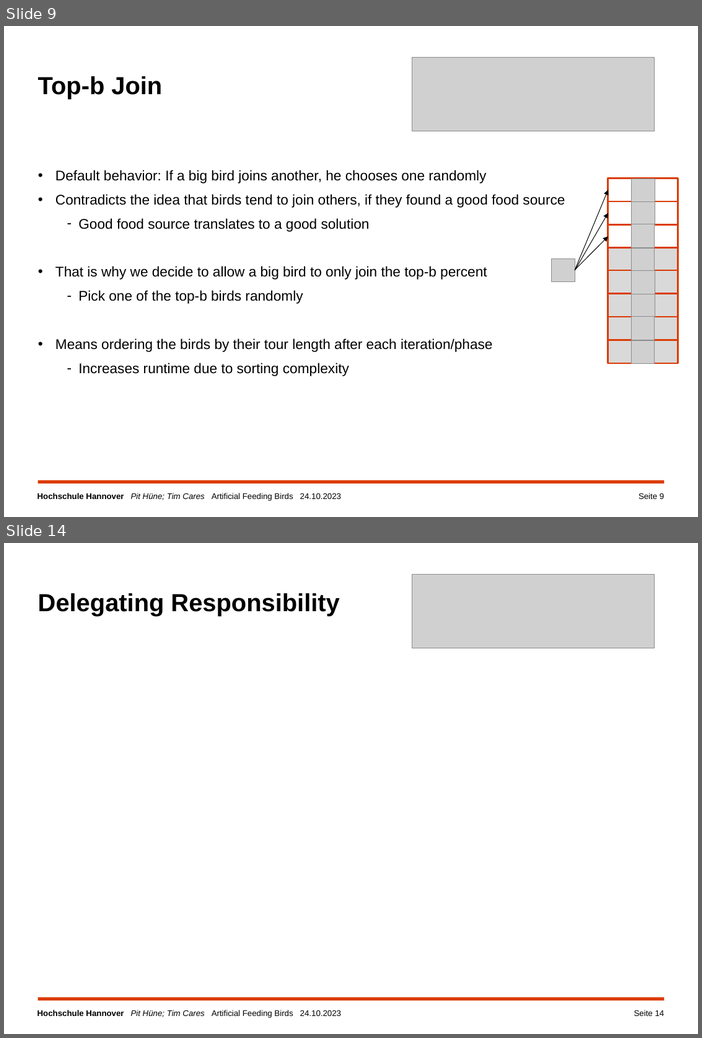
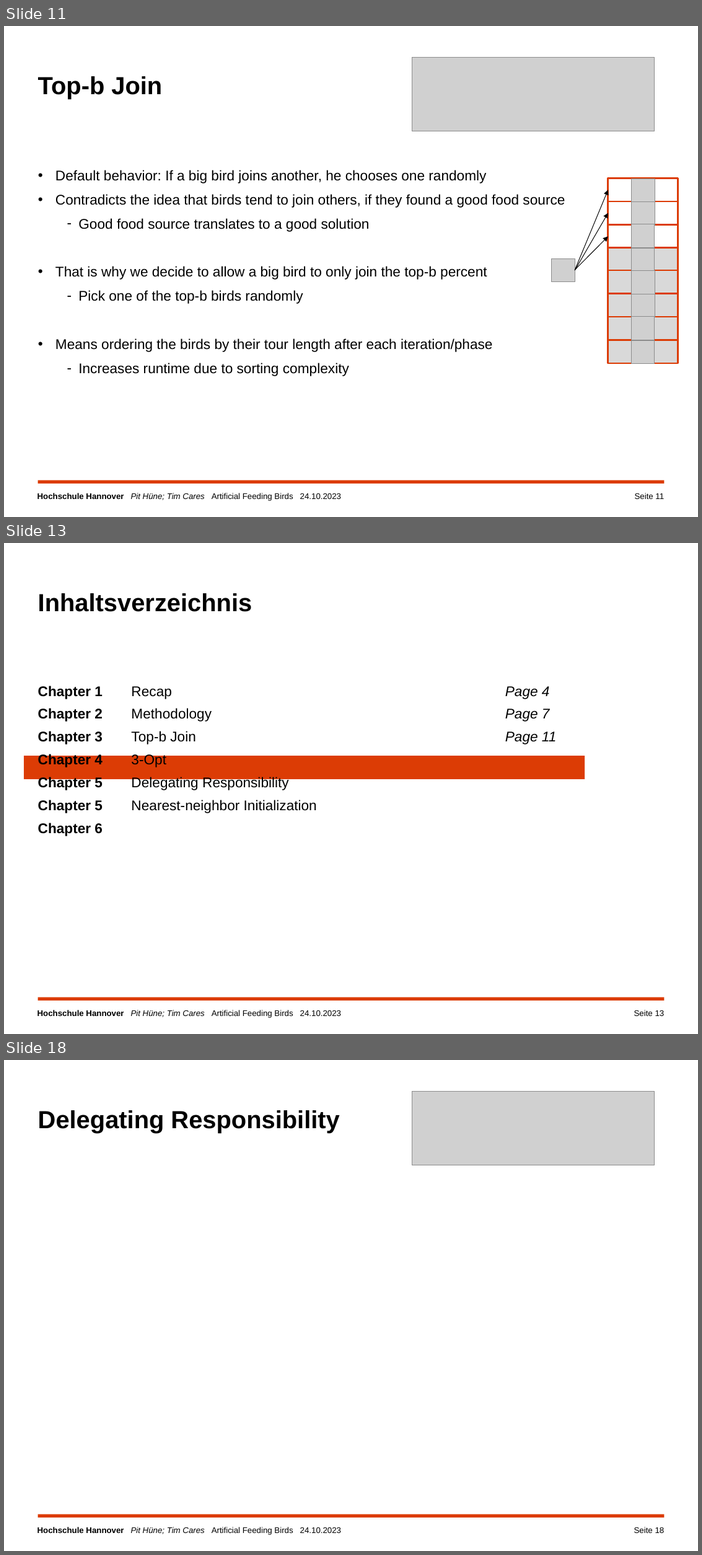
Before and after one commit to TimCares/AFB-Metaheuristic, a slide deck: doc/algorithm_improvements.pptx. Shown one above the other, each under a label of ours: slides 9 and 14 before the commit, slides 11, 13 and 18 after it; the slides between them are not shown. The pictures are 702x1038 and 702x1555 pixels, drawn with LibreOffice and Linux fonts; fonts in the diff are those of the drawing; grey boxes stand for pictures; background and template pictures are left out. Boxes give left, top, right and bottom in pixels: in the first picture for what was removed or moved away, otherwise in the second. Text is boxed around its words. In the diff, an @@ line names an element or a change of style, - is before the commit and + after.

```diff
--- a/doc/algorithm_improvements.pptx
+++ b/doc/algorithm_improvements.pptx
@@ slide 13 added at [4,543,698,1034], background #FFFFFF; not listed: 2 template elements that a slide beside it also shows @@
@@ title added at [38,593,253,612], 30 pt, text #000000, bold @@
+Inhaltsverzeichnis
@@ table added at [38,682,585,976], 1 rows, 3 columns @@
+Chapter 1 / Chapter 2 / Chapter 3 / Chapter 4 / Chapter 5 / Chapter 5 / Chapter 6 | Recap / Methodology / Top-b Join / 3-Opt / Delegating Responsibility / Nearest-neighbor Initialization / Optimization Behavior | Page 4 / Page 7 / Page 11
@@ rectangle added at [24,756,586,779], fill #DC3C05 @@
@@ page number added at [635,1010,665,1016], 10 pt, text #000000 @@
+Seite 13
@@ what was slide 9 is now slide 11 @@
@@ page number at [635,493,664,499]: text changed @@
-Seite 9
+Seite 11
@@ what was slide 14 is now slide 18 @@
@@ page number at [635,1527,665,1533]: text changed @@
-Seite 14
+Seite 18
```
Also in this commit, not shown: 7 slides changed, 9 other slides added, 17 other files.
